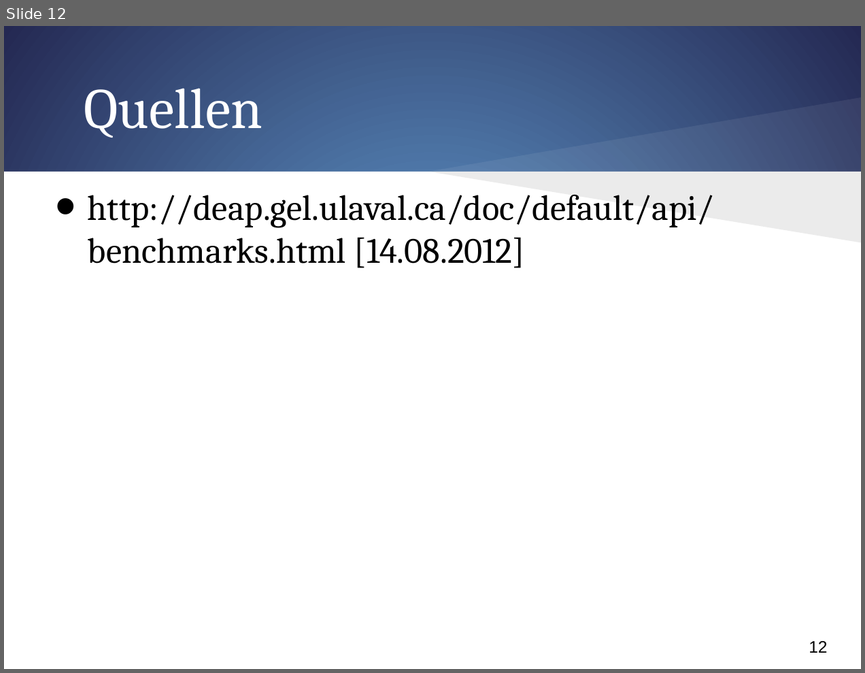
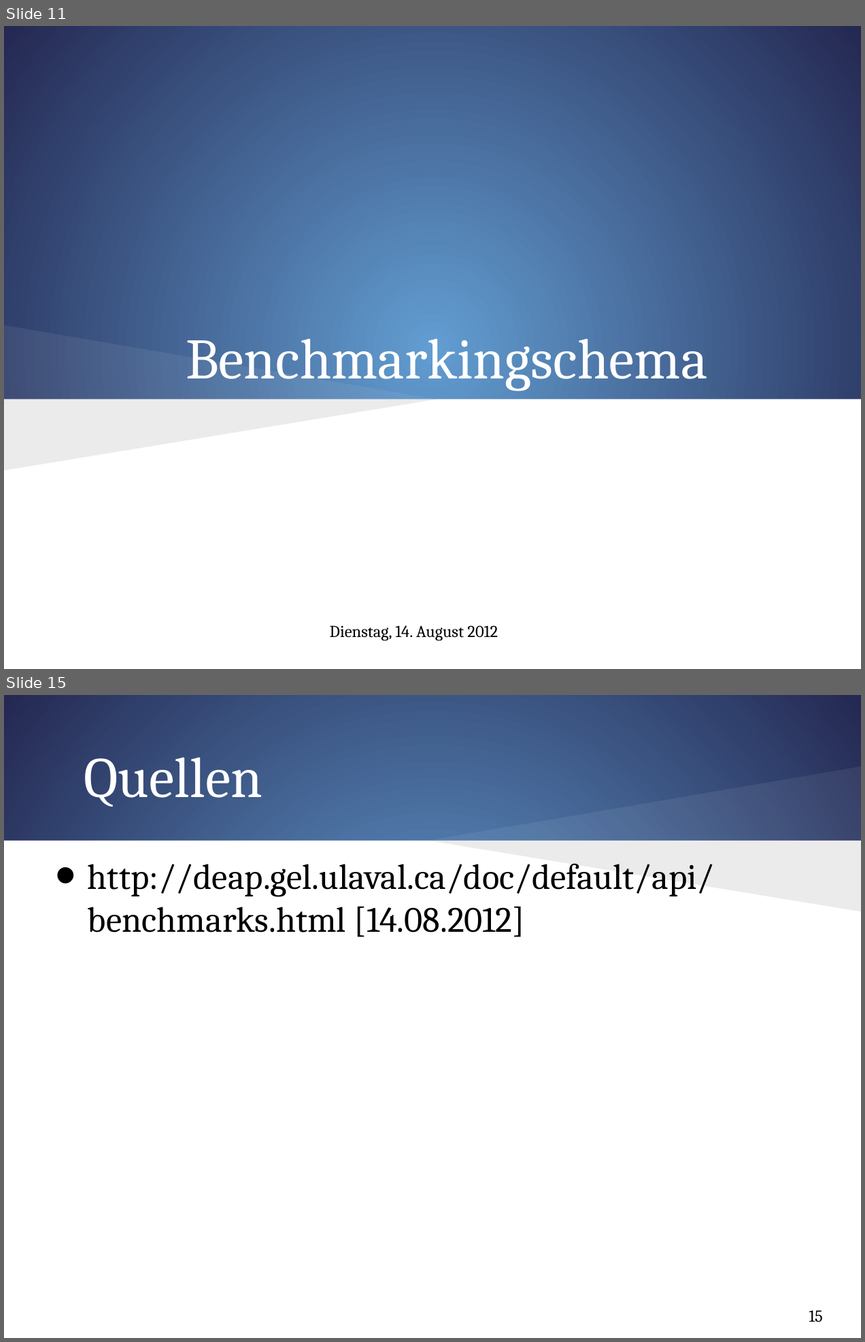
Before and after one commit to FalkoHilbert/evolotionaere-algorithmen, a slide deck: evolotionaereAlgorithmen/trunk/SystemOfEquations/Ergebnisse/Präsi/Einführung.pptx. Shown one above the other, each under a label of ours: slide 12 before the commit, slides 11 and 15 after it; the slides between them are not shown. The pictures are 865x673 and 865x1342 pixels, drawn with LibreOffice and Linux fonts; fonts in the diff are those of the drawing; background and template pictures are left out. Boxes give left, top, right and bottom in pixels: in the first picture for what was removed or moved away, otherwise in the second. Text is boxed around its words. In the diff, an @@ line names an element or a change of style, - is before the commit and + after.

```diff
--- a/evolotionaereAlgorithmen/trunk/SystemOfEquations/Ergebnisse/Präsi/Einführung.pptx
+++ b/evolotionaereAlgorithmen/trunk/SystemOfEquations/Ergebnisse/Präsi/Einführung.pptx
@@ slide 11 added at (4, 26, 861, 669), background gradient #629DD1 to #242852 @@
@@ freeform shape added at (4, 325, 436, 399), fill #FFFFFF at 7% opacity @@
@@ title added at (186, 326, 707, 391), 48 pt, text #FFFFFF @@
+Benchmarkingschema
@@ rectangle added at (4, 399, 861, 669), fill #FFFFFF @@
@@ freeform shape added at (4, 399, 436, 470), fill #000000 at 8% opacity @@
@@ text added at (330, 625, 498, 641), 14 pt, text #000000 @@
+Dienstag, 14. August 2012
@@ what was slide 12 is now slide 15 @@
@@ page number at (808, 1310, 823, 1322): text changed; font Arial to Cambria @@
-12
+15
```
Also in this commit, not shown: 8 slides changed, 2 other slides added.
